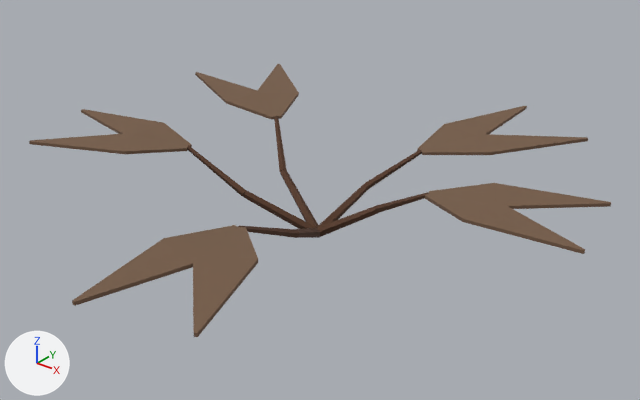
One commit to the glTF model public/assets/models/crop_potato_withered.glb: the scene before it, then after it.
The view is the same before and after, from a camera (50 mm lens) standing at (1.48, -1.835, 1.267) and looking at (0.024, -0.015, 0.139). Every picture has the same lights, and +X, +Y and +Z are marked at lower left. The first picture is the older version. Where no turn or scale is listed for an object, it has been applied to the vertices. Vertices at exactly the same position are counted once.

Objects in the first picture: 'potato_withered_leaf_00_00', 'potato_withered_stem_00_lower'.
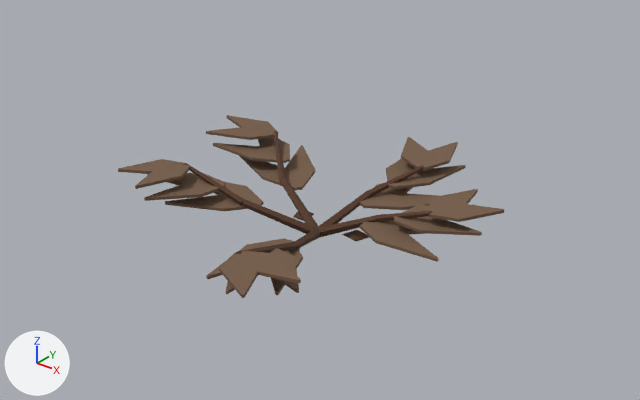
Where the change shows, as pixel boxes [x1, y1, x2, y2] in the pictures (640 x 400 px; the box of a moved part takes in the faces that stretch with it):
'potato_withered_leaf_00_00', deleted
    before: [29, 64, 611, 337]
'potato_withered_leaf_00_000', added (brown)
    after: [118, 115, 504, 298]
'potato_withered_stem_00_lower', reshaped, moved, rescaled
    before: [187, 116, 429, 238]
    after: [184, 131, 432, 254]
'potato_tuber_withered_00', added
    after: [293, 211, 369, 251]
part 1 of me_potato_withered_stem_00_lower_mesh, moved or reshaped
    before: [317, 206, 378, 237]
    after: [317, 215, 378, 238]
part 2 of me_potato_withered_stem_00_lower_mesh, moved or reshaped
    before: [375, 192, 429, 213]
    after: [376, 211, 432, 222]
part 3 of me_potato_withered_stem_00_lower_mesh, moved or reshaped
    before: [274, 116, 287, 171]
    after: [273, 131, 286, 180]
part 4 of me_potato_withered_stem_00_lower_mesh, moved or reshaped
    before: [318, 184, 369, 227]
    after: [317, 191, 370, 228]
part 5 of me_potato_withered_stem_00_lower_mesh, moved or reshaped
    before: [365, 150, 422, 189]
    after: [367, 165, 424, 197]
part 6 of me_potato_withered_stem_00_lower_mesh, moved or reshaped
    before: [243, 169, 320, 238]
    after: [242, 177, 320, 249]
part 7 of me_potato_withered_stem_00_lower_mesh, moved or reshaped
    before: [238, 226, 299, 238]
    after: [236, 242, 298, 254]
part 8 of me_potato_withered_stem_00_lower_mesh, moved or reshaped
    before: [187, 145, 246, 196]
    after: [184, 163, 244, 205]

The change, as a list of edits to the scene's bpy script:
```text
Change me_potato_withered_stem_00_lower_mesh:
    used by ob_potato_withered_stem_00_lower; parent = ob_crop_potato_withered_root; location = (-0.0215, -0.0724, 0.135); scale = (0.387, 0.387, 0.387)
    remove me_potato_withered_stem_00_lower_mesh.from_pydata(...)  # 100 vertices, 160 faces; spans x -0.95..0.95, y -1.0..1.0, z -0.34..0.34
    add me_potato_withered_stem_00_lower_mesh.from_pydata(...)  # 100 vertices, 160 faces; spans x -0.95..0.95, y -1.0..1.0, z -0.25..0.25
    me_potato_withered_stem_00_lower_mesh part 1: the loose piece of 10 vertices spanning x 0.04..0.52, y 0.15..0.38, z -0.34..0.0 is multiplied about its middle by the matrix ((0.93, 0.004, 0.116), (-0.01, 0.936, 0.043), (-0.116, -0.044, 0.929)), then moved by (0.0, 0.0, 0.05)
    me_potato_withered_stem_00_lower_mesh part 2: the loose piece of 10 vertices spanning x 0.49..0.95, y 0.33..0.38, z -0.05..0.24 is scaled about its middle by (1, 0.954, 0.72), then moved by (0.0, 0.0, -0.02)
    me_potato_withered_stem_00_lower_mesh part 3: the loose piece of 10 vertices spanning x -0.86..-0.44, y 0.37..0.76, z -0.03..0.29 is multiplied about its middle by the matrix ((0.94, -0.002, -0.087), (0.01, 0.941, 0.08), (0.087, -0.081, 0.937)), then moved by (0.0, 0.0, -0.03)
    me_potato_withered_stem_00_lower_mesh part 4: the loose piece of 10 vertices spanning x 0.02..0.22, y 0.17..0.66, z -0.34..0.0 is multiplied about its middle by the matrix ((0.936, 0.005, 0.036), (-0.009, 0.929, 0.118), (-0.036, -0.119, 0.929)), then moved by (0.0, 0.0, 0.05)
    me_potato_withered_stem_00_lower_mesh part 5: the loose piece of 10 vertices spanning x 0.17..0.48, y 0.62..1.0, z -0.05..0.24 is scaled about the mesh origin by (0.989, 1.01, 0.72)
    me_potato_withered_stem_00_lower_mesh part 6
    add for i in [20, 23, 25, 27, 29, 40, 43, 45, 47, 49, 80, 83, 85, 87, 89]: me_potato_withered_stem_00_lower_mesh.vertices[i].co += Vector((0.0, 0.0, 0.09))
    me_potato_withered_stem_00_lower_mesh part 7
    add for i in [51, 52, 54, 56, 58]: me_potato_withered_stem_00_lower_mesh.vertices[i].co += Vector((0.0, 0.0, -0.09))
    me_potato_withered_stem_00_lower_mesh part 8
    add for i in [91, 92, 94, 96, 98]: me_potato_withered_stem_00_lower_mesh.vertices[i].co += Vector((0.0, 0.0, -0.08))
Remove ob_potato_withered_leaf_00_00:
    ob_potato_withered_leaf_00_00 = bpy.data.objects.new('potato_withered_leaf_00_00', me_potato_withered_leaf_00_00_mesh)
Change ob_potato_withered_stem_00_lower:
    ob_potato_withered_stem_00_lower.location: (-0.0215, -0.0724, 0.135) -> (-0.0222, -0.0746, 0.103)
    ob_potato_withered_stem_00_lower.scale: (0.387, 0.387, 0.387) -> (0.399, 0.399, 0.399)
Add ob_potato_withered_leaf_00_000:
    ob_potato_withered_leaf_00_000 = bpy.data.objects.new('potato_withered_leaf_00_000', me_potato_withered_leaf_00_000_mesh)  # 360 vertices, 600 faces; spans x -0.545..0.545, y -0.577..0.577, z -0.063..0.063
    ob_potato_withered_leaf_00_000.location = (-0.039, -0.031, 0.138)
Add ob_potato_tuber_withered_00:
    ob_potato_tuber_withered_00 = bpy.data.objects.new('potato_tuber_withered_00', me_potato_tuber_withered_00_mesh)  # 18 vertices, 24 faces; spans x -0.143..0.143, y -0.128..0.128, z -0.02..0.02
    ob_potato_tuber_withered_00.location = (0.002, -0.037, 0.018)
```
